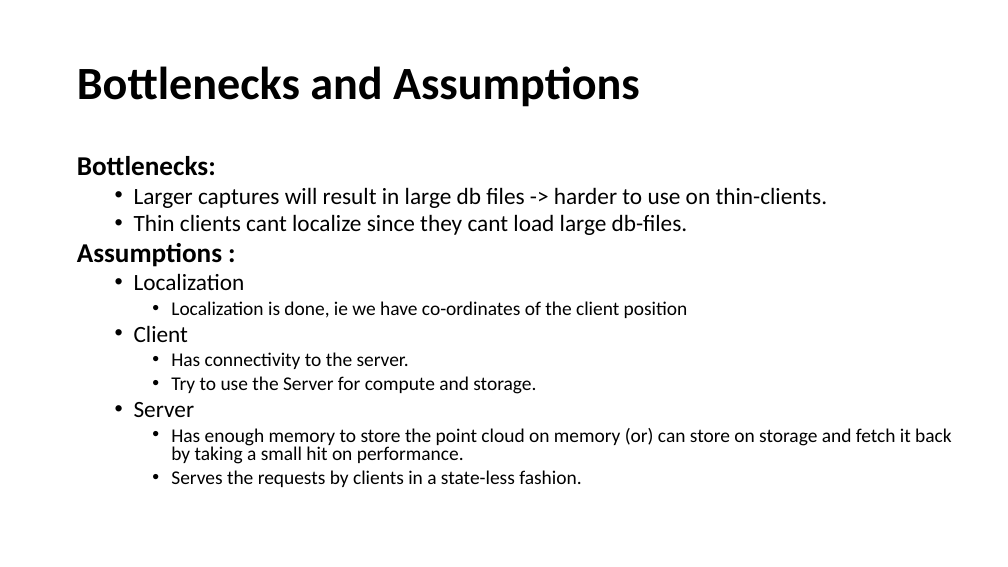
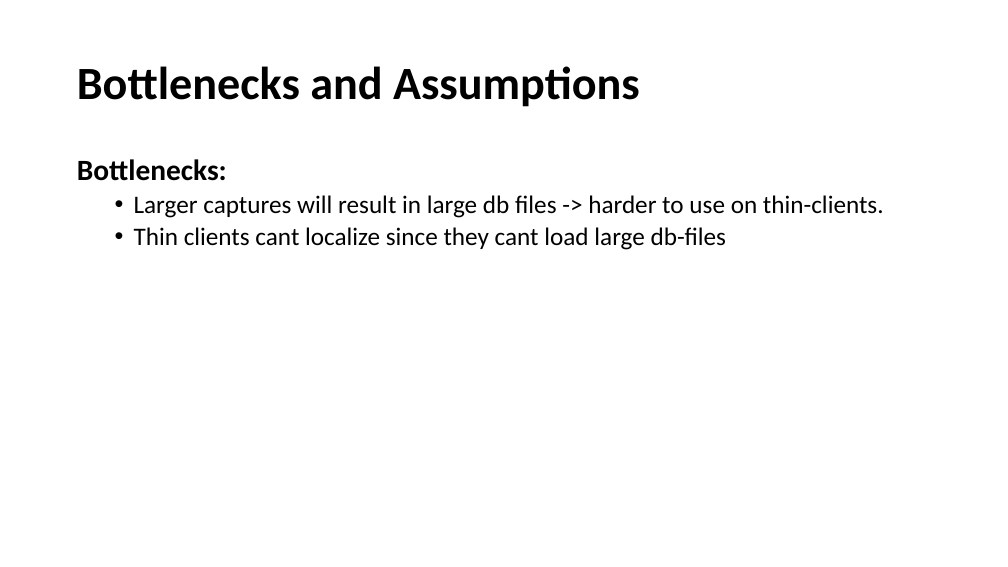
Before and after one commit to venkatsvpr/StorageService, a slide deck: slide 5 of presentation/midSem_Presentation_StorageServices.pptx. Drawn at 1008x567 pixels with LibreOffice and Linux fonts; fonts in the diff are those of the drawing. Boxes give left, top, right and bottom in pixels: in the first picture for what was removed or moved away, otherwise in the second. Text is boxed around its words. In the diff, an @@ line names an element or a change of style, - is before the commit and + after.

```diff
--- a/presentation/midSem_Presentation_StorageServices.pptx
+++ b/presentation/midSem_Presentation_StorageServices.pptx
@@ text at <box>77,159,884,218</box>: size 25.9 to 28 pt in "Bottlenecks:"; size 22.2 to 24 pt in "Larger captures will result in large db ..."; line spacing 0.8 to 0.9 @@
@@ text at <box>134,227,726,250</box>: text changed; size 18.5 to 24 pt @@
-  • Thin clients cant localize since they cant load large db-files.
-  Assumptions :
-  • Localization
-    • Localization is done, ie we have co-ordinates of the client position
-  • Client
-    • Has connectivity to the server.
-    • Try to use the Server for compute and storage.
-  • Server
-    • Has enough memory to store the point cloud on memory (or) can store on storage and fetch it back by taking a small hit on performance.
-    • Serves the requests by clients in a state-less fashion.
+  • Thin clients cant localize since they cant load large db-files
```
Also in this commit, not shown: 5 other slides changed, 1 slide added.
